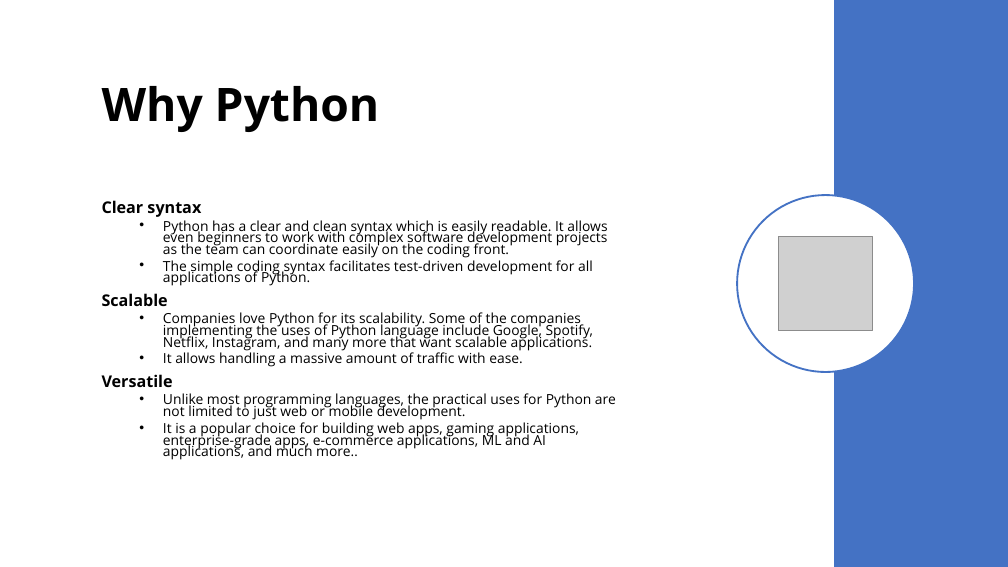
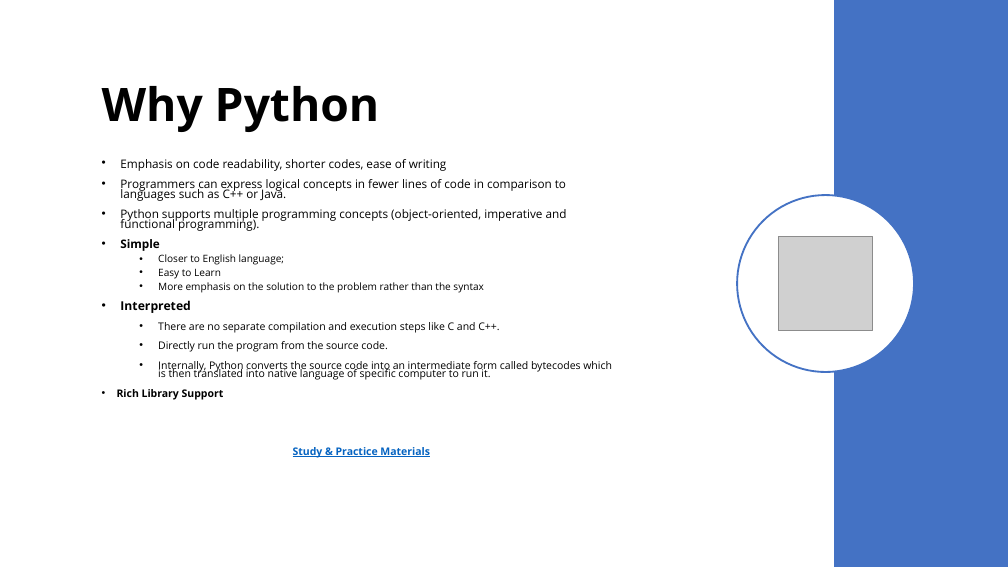
Before and after one commit to saritmaitra/Python-Fundamentals, a slide deck: slide 2 of ppt/Python.pptx. Drawn at 1008x567 pixels with LibreOffice and Linux fonts; fonts in the diff are those of the drawing; grey boxes stand for pictures. Boxes give left, top, right and bottom in pixels: in the first picture for what was removed or moved away, otherwise in the second. Text is boxed around its words. In the diff, an @@ line names an element or a change of style, - is before the commit and + after.

```diff
--- a/ppt/Python.pptx
+++ b/ppt/Python.pptx
@@ text at box(117, 159, 612, 458): text changed; size 13.2 to 10 pt @@
-Clear syntax
-  • Python has a clear and clean syntax which is easily readable. It allows even beginners to work with complex software development projects as the team can coordinate easily on the coding front.
-  • The simple coding syntax facilitates test-driven development for all applications of Python.
-Scalable
-  • Companies love Python for its scalability. Some of the companies implementing the uses of Python language include Google, Spotify, Netflix, Instagram, and many more that want scalable applications.
-  • It allows handling a massive amount of traffic with ease.
-Versatile
-  • Unlike most programming languages, the practical uses for Python are not limited to just web or mobile development.
-  • It is a popular choice for building web apps, gaming applications, enterprise-grade apps, e-commerce applications, ML and AI applications, and much more..
+• Emphasis on code readability, shorter codes, ease of writing
+• Programmers can express logical concepts in fewer lines of code in comparison to languages such as C++ or Java.
+• Python supports multiple programming concepts (object-oriented, imperative and functional programming).
+• Simple
+  • Closer to English language;
+  • Easy to Learn
+  • More emphasis on the solution to the problem rather than the syntax
+• Interpreted
+    • There are no separate compilation and execution steps like C and C++.
+    • Directly run the program from the source code.
+    • Internally, Python converts the source code into an intermediate form called bytecodes which is then translated into native language of specific computer to run it.
+    • Rich Library Support
+    Study & Practice Materials
```
